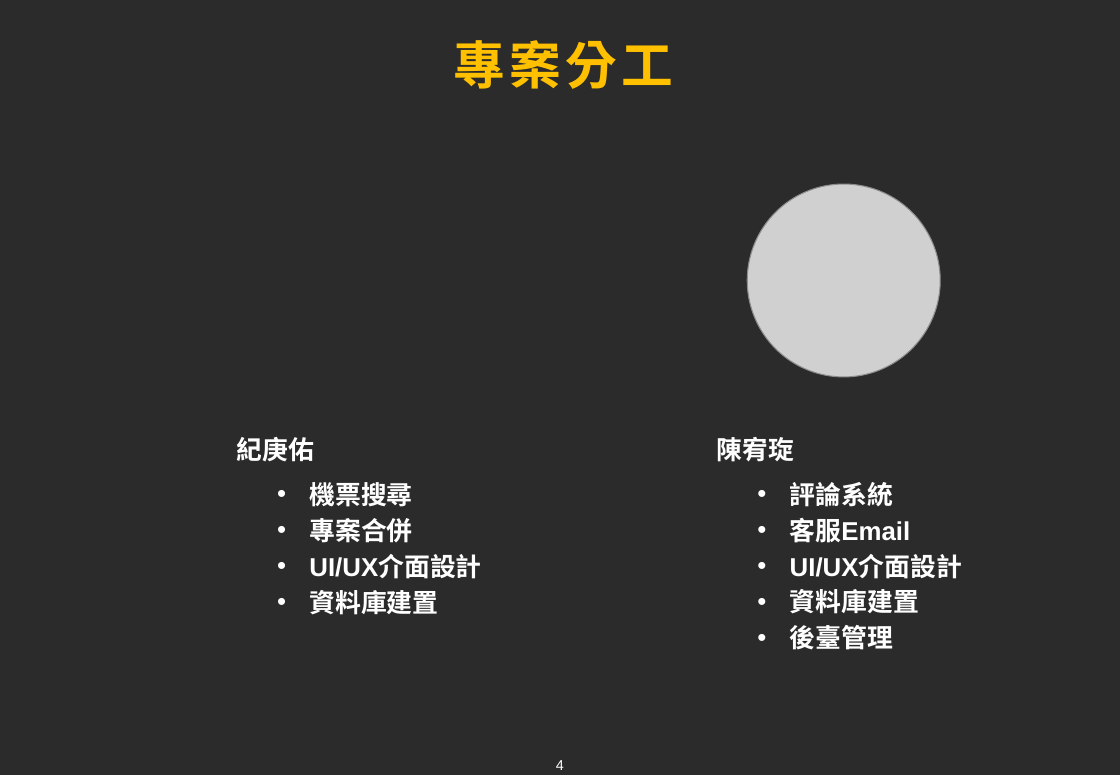
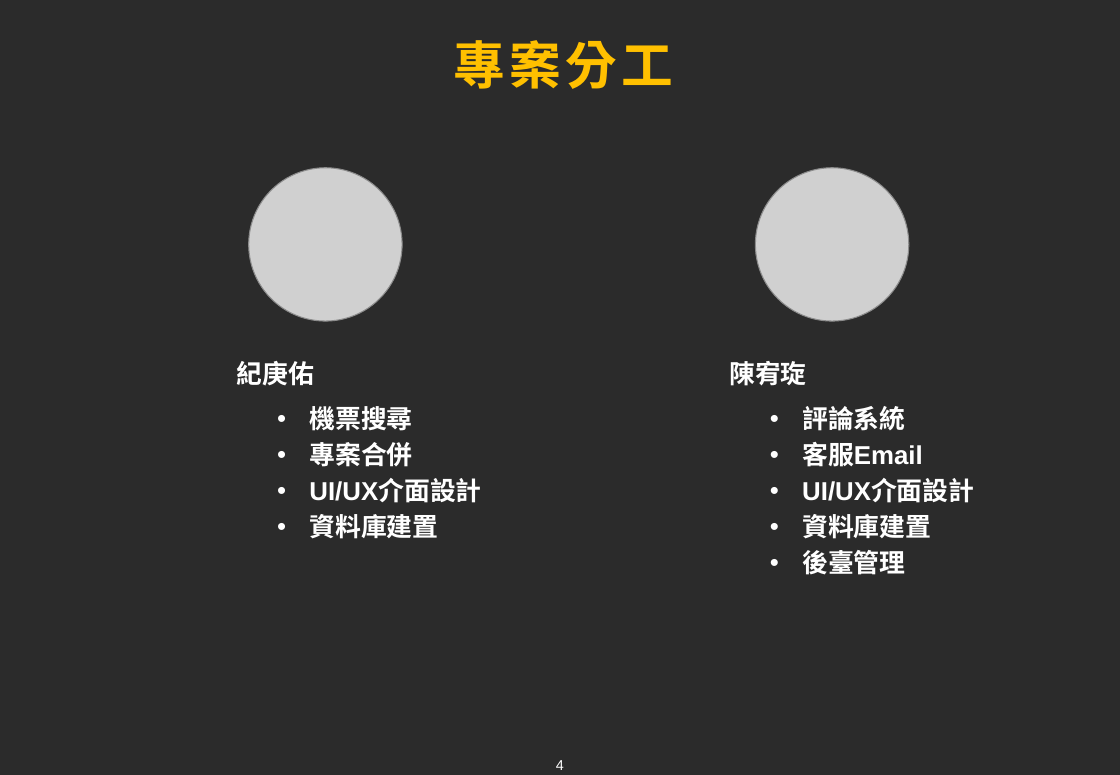
Before and after one commit to chen96026/Air, a slide deck: slide 4 of Final/Travel Nest.pptx. Drawn at 1120x775 pixels with LibreOffice and Linux fonts; fonts in the diff are those of the drawing; grey boxes stand for pictures; background and template pictures are left out; a plain dark background stands for a picture behind light text. Boxes give left, top, right and bottom in pixels: in the first picture for what was removed or moved away, otherwise in the second. Text is boxed around its words. In the diff, an @@ line names an element or a change of style, - is before the commit and + after.

```diff
--- a/Final/Travel Nest.pptx
+++ b/Final/Travel Nest.pptx
@@ picture added at [249, 168, 402, 321] @@
@@ picture: place and size @@
-picture at [748, 184, 941, 377]
+picture at [756, 168, 909, 321]
@@ text "紀庚佑": place and size @@
-text "紀庚佑" at [236, 437, 314, 462]
+text "紀庚佑" at [236, 361, 314, 386]
@@ text "陳宥琁": place and size @@
-text "陳宥琁" at [717, 437, 795, 462]
+text "陳宥琁" at [729, 361, 807, 386]
@@ text "機票搜尋": place and size @@
-text "機票搜尋" at [309, 482, 481, 615]
+text "機票搜尋" at [309, 406, 481, 539]
@@ text "評論系統": place and size @@
-text "評論系統" at [790, 482, 962, 649]
+text "評論系統" at [802, 406, 974, 574]
```
Also in this commit, not shown: 2 other slides changed.
